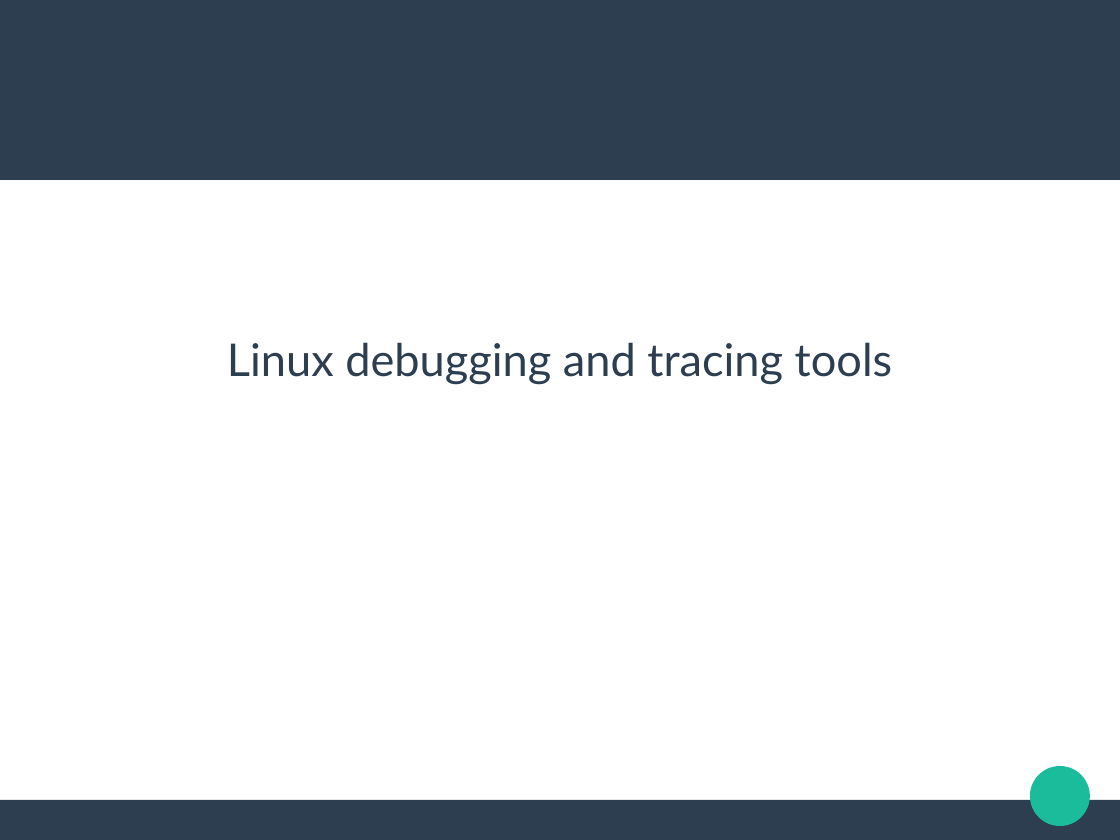
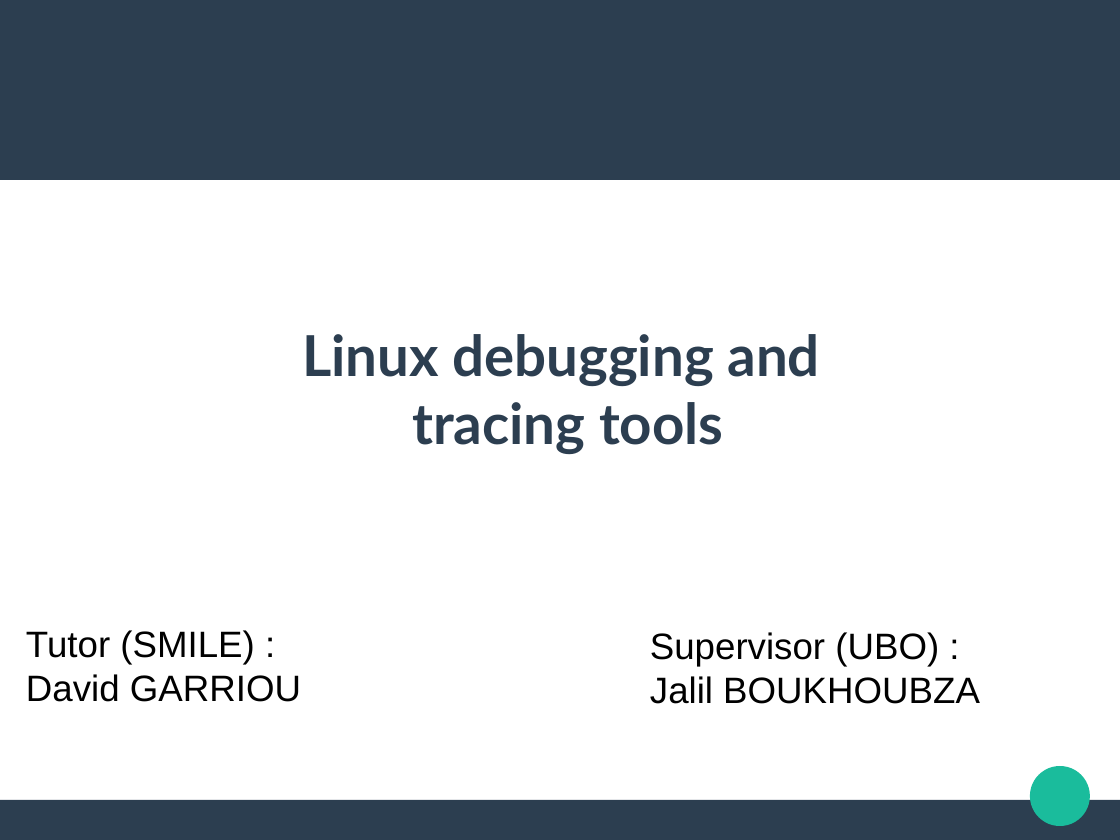
Before and after one commit to jugurthab/jugurthab.github.io, a slide deck: slide 1 of debug_linux_kernel/Final-Year-Project-Defense-Presentation/presentation.odp. Drawn at 1120x840 pixels with LibreOffice and Linux fonts; fonts in the diff are those of the drawing. Boxes give left, top, right and bottom in pixels: in the first picture for what was removed or moved away, otherwise in the second. Text is boxed around its words. In the diff, an @@ line names an element or a change of style, - is before the commit and + after.

```diff
--- a/debug_linux_kernel/Final-Year-Project-Defense-Presentation/presentation.odp
+++ b/debug_linux_kernel/Final-Year-Project-Defense-Presentation/presentation.odp
@@ subtitle at <box>302,334,820,454</box>: text changed; size 32 to 40 pt; bold on @@
-Linux debugging and tracing tools
+Linux debugging and
+tracing tools
@@ text added at <box>26,630,301,702</box>, 26 pt, text #000000 @@
+Tutor (SMILE) :
+David GARRIOU
@@ text added at <box>650,632,980,704</box>, 26 pt, text #000000 @@
+Supervisor (UBO) :
+Jalil BOUKHOUBZA
```
Also in this commit, not shown: 2 other slides changed, 1 slide added, 1 slide removed, 26 other files.
